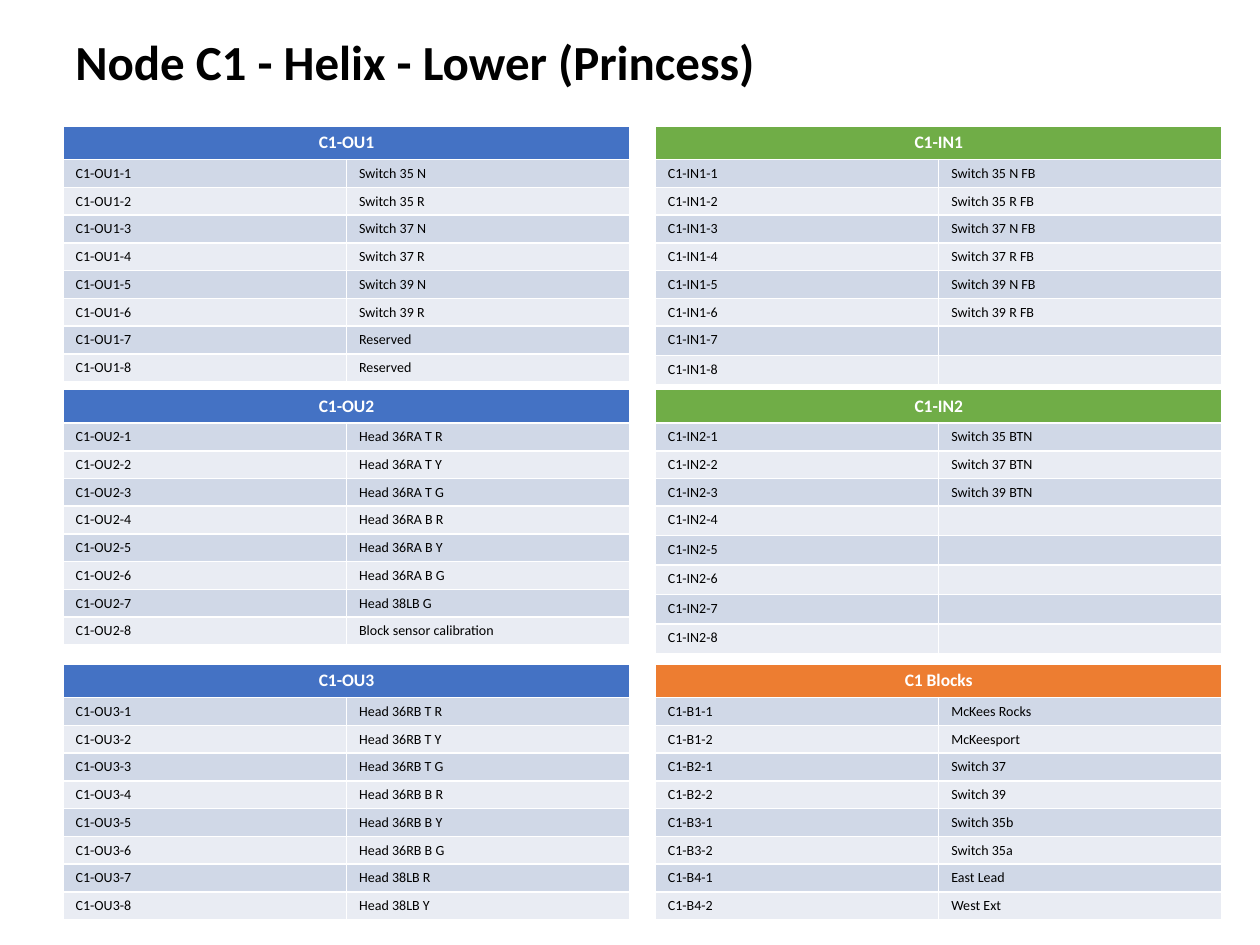
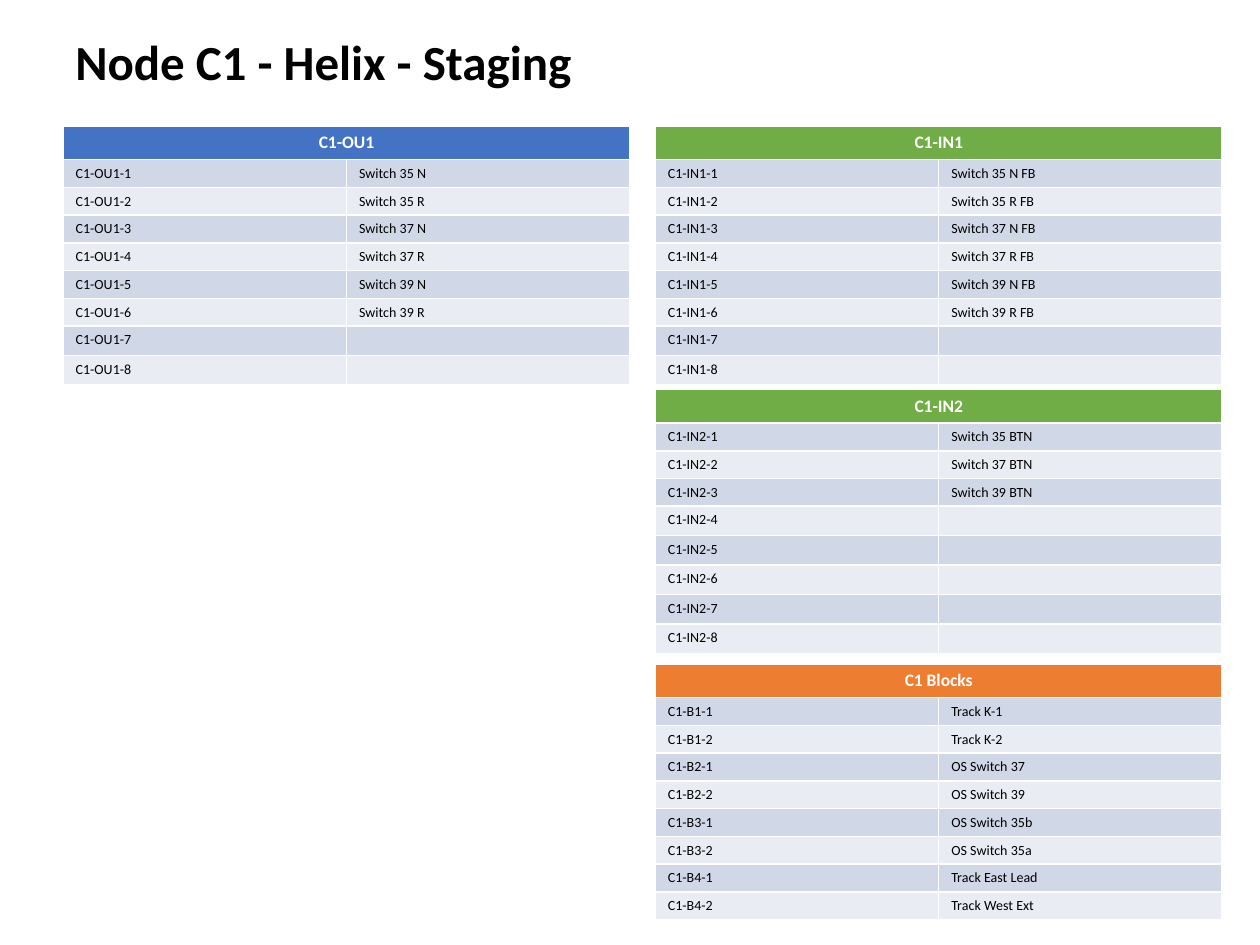
Before and after one commit to lnevo/hart, a slide deck: slide 3 of docs/wiring/Wiring_Schematic.pptx. Drawn at 1260x945 pixels with LibreOffice and Linux fonts; fonts in the diff are those of the drawing. Boxes give left, top, right and bottom in pixels: in the first picture for what was removed or moved away, otherwise in the second. Text is boxed around its words. In the diff, an @@ line names an element or a change of style, - is before the commit and + after.

```diff
--- a/docs/wiring/Wiring_Schematic.pptx
+++ b/docs/wiring/Wiring_Schematic.pptx
@@ text at (75,45,572,89): text changed @@
-Node C1 - Helix - Lower (Princess)
+Node C1 - Helix - Staging
@@ table at (63,126,630,378) @@
-row 8, column 2: Reserved
+row 8, column 2: 
-row 9, column 2: Reserved
+row 9, column 2: 
@@ table removed at (63,389,630,639), 9 rows, 2 columns @@
-C1-OU2 | 
-C1-OU2-1 | Head 36RA T R
-C1-OU2-2 | Head 36RA T Y
-C1-OU2-3 | Head 36RA T G
-C1-OU2-4 | Head 36RA B R
-C1-OU2-5 | Head 36RA B Y
-C1-OU2-6 | Head 36RA B G
-C1-OU2-7 | Head 38LB G
-C1-OU2-8 | Block sensor calibration
@@ table removed at (63,664,630,914), 9 rows, 2 columns @@
-C1-OU3 | 
-C1-OU3-1 | Head 36RB T R
-C1-OU3-2 | Head 36RB T Y
-C1-OU3-3 | Head 36RB T G
-C1-OU3-4 | Head 36RB B R
-C1-OU3-5 | Head 36RB B Y
-C1-OU3-6 | Head 36RB B G
-C1-OU3-7 | Head 38LB R
-C1-OU3-8 | Head 38LB Y
@@ table at (655,664,1222,914) @@
-row 2, column 2: McKees Rocks
+row 2, column 2: Track K-1
-row 3, column 2: McKeesport
+row 3, column 2: Track K-2
-row 4, column 2: Switch 37
+row 4, column 2: OS Switch 37
-row 5, column 2: Switch 39
+row 5, column 2: OS Switch 39
-row 6, column 2: Switch 35b
+row 6, column 2: OS Switch 35b
-row 7, column 2: Switch 35a
+row 7, column 2: OS Switch 35a
-row 8, column 2: East Lead
+row 8, column 2: Track East Lead
-row 9, column 2: West Ext
+row 9, column 2: Track West Ext
```
Also in this commit, not shown: 19 other slides changed, 2 slides added, 1 slide removed, 14 other files.
